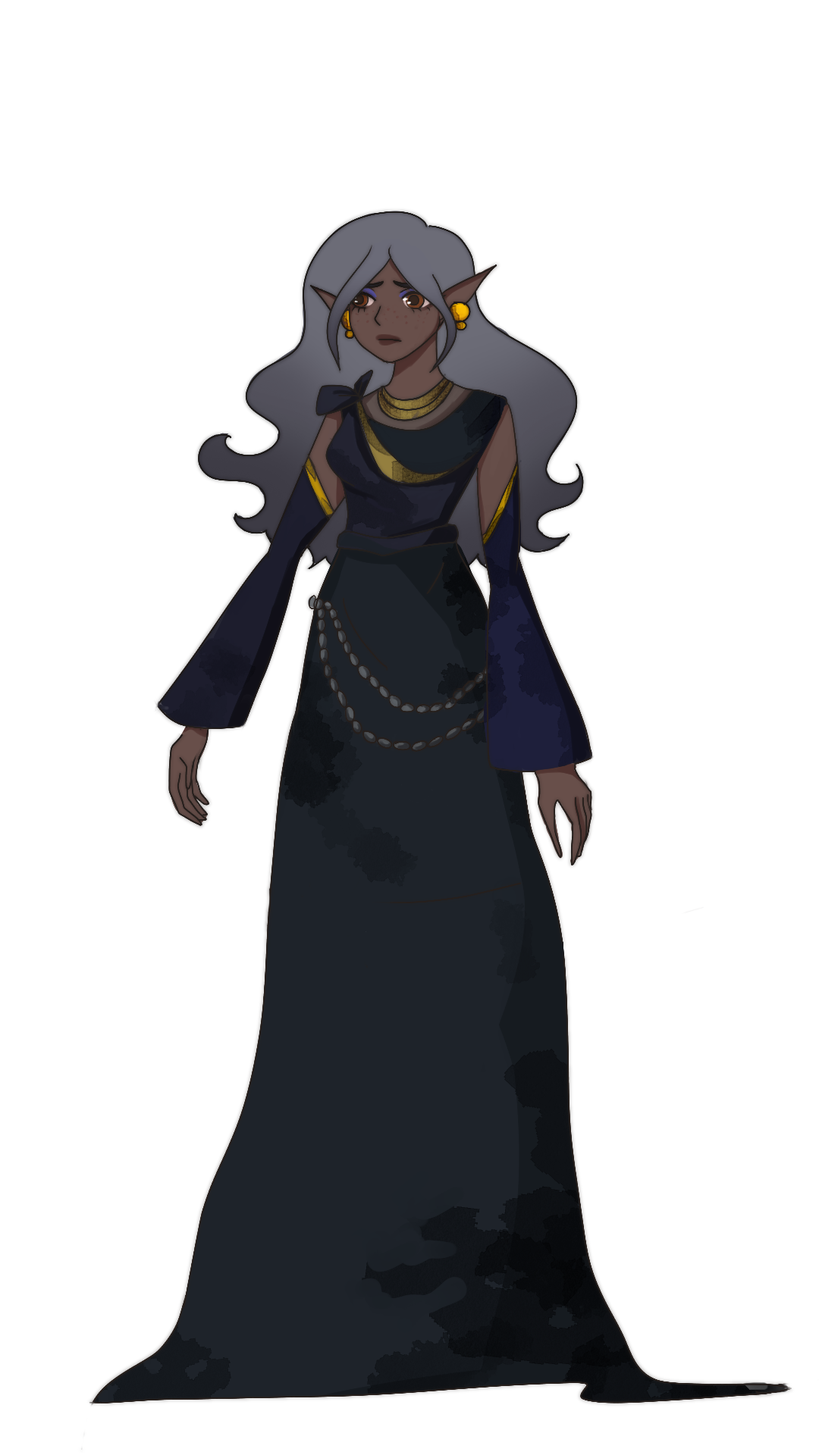
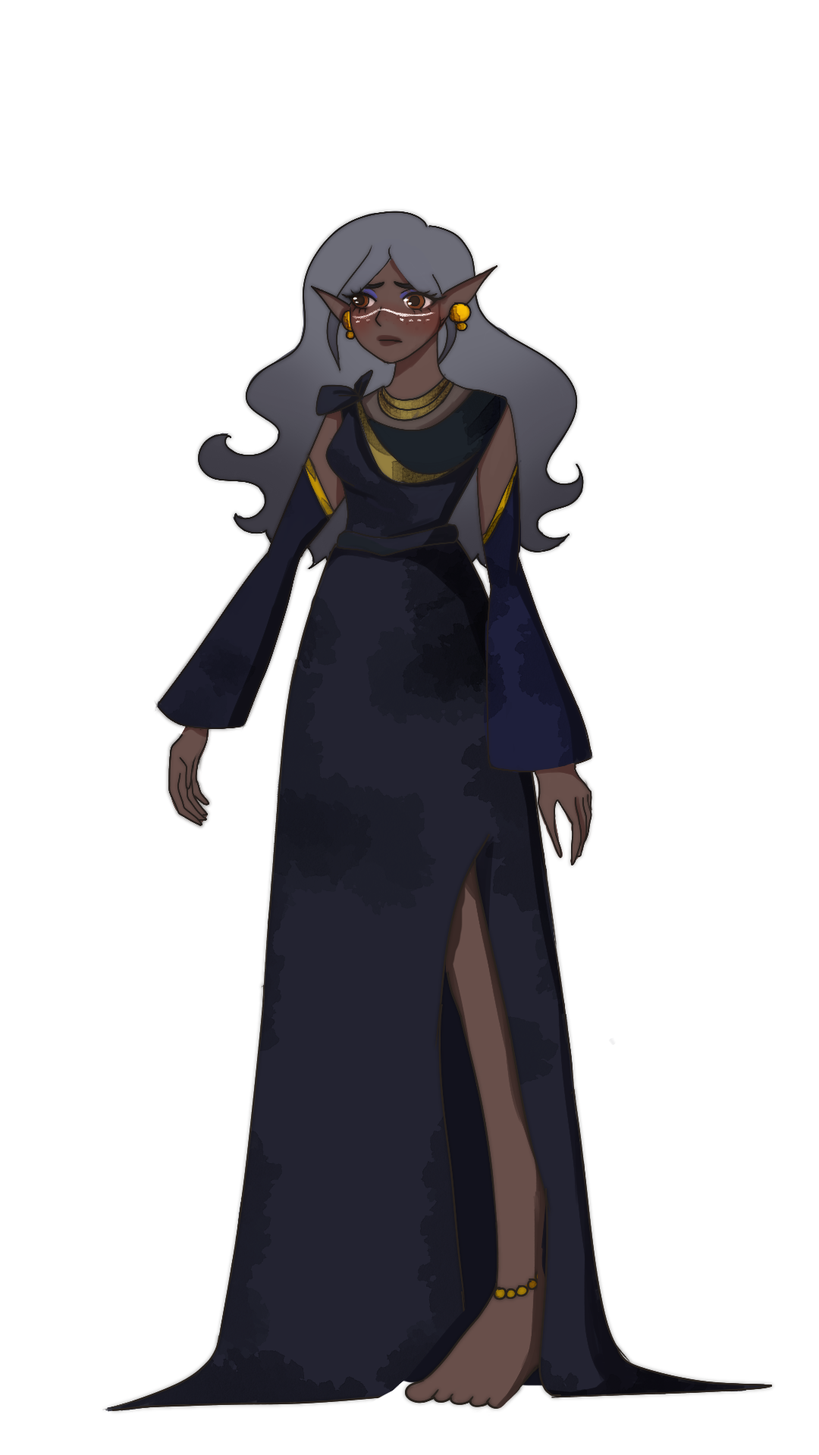
Layers edited between the first and the second 819 × 1455 image:
renamed "Layer 9" to "Layer 9 copy", painted on it over [153, 410, 352, 830]
removed layer "Layer 13" from group "arms l" over [168, 723, 210, 825]
removed group "Skirt" (1 layers) over [79, 525, 794, 1453]
removed layer "Layer 4" from group "Skirt" over [79, 525, 794, 1453]
moved "Arms" above "Head" over [472, 401, 549, 870]
renamed "Layer 11" to "Head", moved it out of group "Head", painted on it over [307, 257, 502, 391]
added group "Bottoms" with 3 layers above "Bangs" over [100, 532, 776, 1415]
added layer "Skirt" (in "Bottoms") in group "Bottoms" over [100, 532, 776, 1415]
added layer "Layer 19" in group "Bottoms" over [378, 650, 567, 1413]
added layer "Layer 20" in group "Bottoms" over [281, 572, 614, 1388]
removed group "Head" (1 layers) over [307, 257, 502, 391]
